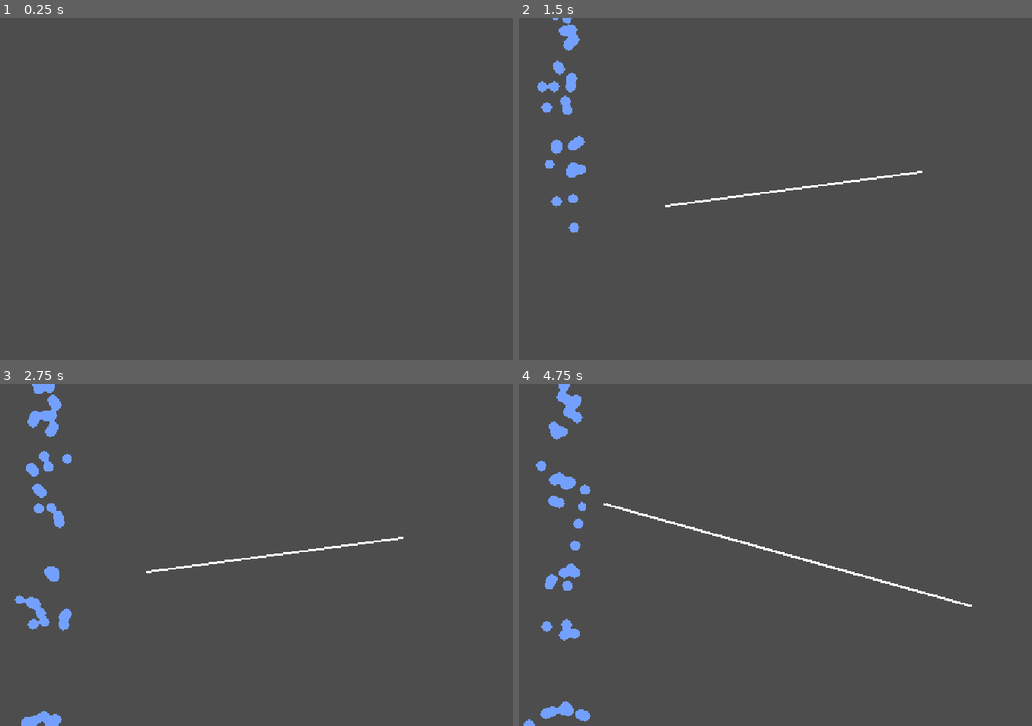
Above: before the commit, frames 1-4 (two rows, left to right).
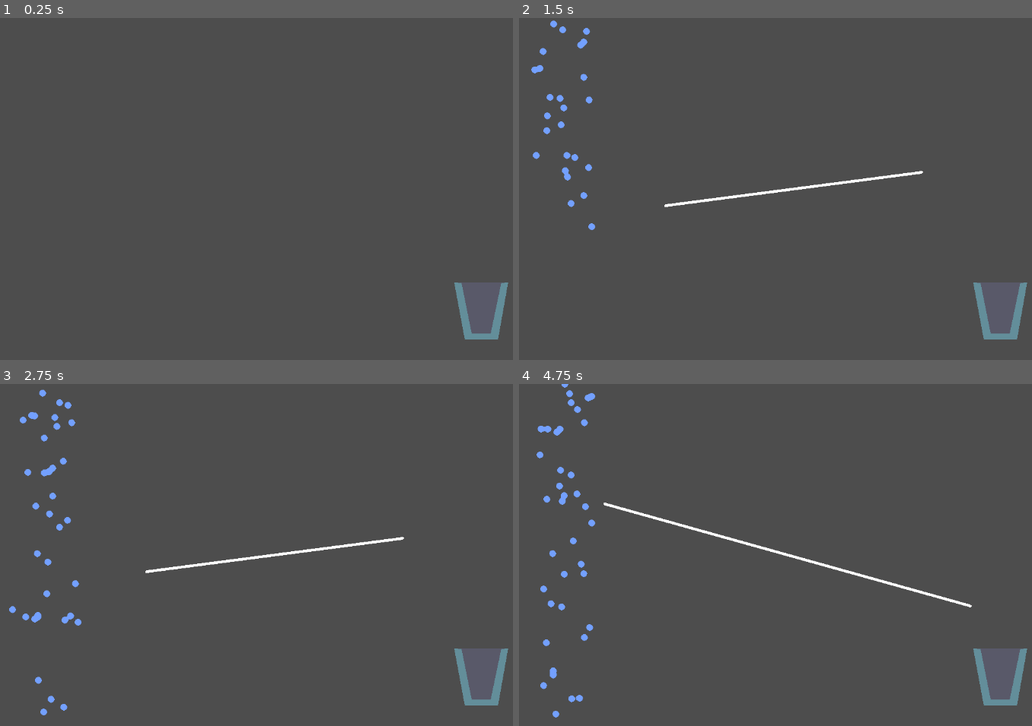
Above: after the commit, the same moments.

Repository: Alkamyst/Flow
Game: Godot game, scene res://game.tscn
Same seed, same stepped clock (60 frames per second), same inputs: the game is played once before the commit and once after it.
Inputs (mouse positions are in pixels of both pictures, inside the frame that each line leads up to):
- Up to frame 1 (0.25 s): no input
- Up to frame 2 (1.5 s): tap Enter at 0.5 s; move the mouse to (919, 171) at 0.52 s; press the mouse at (919, 171) at 0.53 s; move the mouse to (667, 206) at 1.27 s; release the mouse at (667, 206) at 1.28 s; click (667, 206) at 1.35 s
- Up to frame 3 (2.75 s): move the mouse to (328, 479) at 2.02 s; press the mouse at (328, 479) at 2.03 s
- Up to frame 4 (4.75 s): move the mouse to (754, 623) at 2.77 s; release the mouse at (754, 623) at 2.78 s; click (754, 623) at 2.85 s; move the mouse to (970, 606) at 3.52 s; press the mouse at (970, 606) at 3.53 s; move the mouse to (606, 503) at 4.27 s; release the mouse at (606, 503) at 4.28 s; click (606, 503) at 4.35 s

The runs differ from the first frame. In frame 1, 1.4% of the frame differs, in the area x 88-100%, y 77-94%; in frame 2, 3.1%; in frame 3, 3.6%; in frame 4, 3.8%, in the area x 0-100%, y 0-100%.

Commit message:
Water Glass

Diff:
--- /dev/null
+++ b/Objects/Glass/area_2d.gd
@@ -0,0 +1,21 @@
+extends Area2D
+
+var overlapNum: int = 0
+
+# Called when the node enters the scene tree for the first time.
+func _ready():
+	pass # Replace with function body.
+
+
+# Called every frame. 'delta' is the elapsed time since the previous frame.
+func _process(delta):
+	if overlapNum >= 250:
+		print("done")
+
+
+func _on_body_shape_entered(body_rid, body, body_shape_index, local_shape_index):
+	overlapNum += 1
+
+
+func _on_body_shape_exited(body_rid, body, body_shape_index, local_shape_index):
+	overlapNum -= 1
--- /dev/null
+++ b/Objects/Glass/glass.tscn
@@ -0,0 +1,36 @@
+[gd_scene load_steps=3 format=3 uid="uid://biy5qhi571oct"]
+
+[ext_resource type="Script" uid="uid://barfl1vvjaem2" path="res://Objects/Glass/area_2d.gd" id="1_mstf8"]
+
+[sub_resource type="RectangleShape2D" id="RectangleShape2D_sc5ce"]
+size = Vector2(80, 98)
+
+[node name="Glass" type="StaticBody2D"]
+
+[node name="CollisionPolygon2D" type="CollisionPolygon2D" parent="."]
+position = Vector2(-2.4000015, 10.399994)
+scale = Vector2(3.9199982, 2.7600029)
+build_mode = 1
+polygon = PackedVector2Array(10.204086, -40.21735, 5.102043, -5.7970953, -4.0816345, -5.7970953, -8.9285755, -40.579666, -12.500006, -40.579666, -4.591839, -5.0724583, 5.6122475, -5.0724583, 13.520414, -40.579666)
+
+[node name="Inside" type="Polygon2D" parent="."]
+position = Vector2(7.5999985, -0.1000061)
+scale = Vector2(3.9199982, 2.7600029)
+color = Color(0.43137255, 0.43137255, 0.60784316, 0.36862746)
+polygon = PackedVector2Array(9, -37, 2, -37, -7, -37, -13, -37, -15, -37, -10, 2, -2, 2, 6, 2, 11, -37)
+
+[node name="Polygon2D" type="Polygon2D" parent="."]
+position = Vector2(7.5999985, -0.1000061)
+scale = Vector2(3.9199982, 2.7600029)
+color = Color(0.4745098, 1, 1, 0.32156864)
+polygon = PackedVector2Array(7.6530647, -36.775322, 2.5510216, -1.9927514, -6.632656, -1.9927514, -11.479597, -36.775322, -15, -37, -10, 2, -2, 2, 6, 2, 11, -37)
+
+[node name="Area2D" type="Area2D" parent="."]
+script = ExtResource("1_mstf8")
+
+[node name="CollisionShape2D" type="CollisionShape2D" parent="Area2D"]
+position = Vector2(0, -53)
+shape = SubResource("RectangleShape2D_sc5ce")
+
+[connection signal="body_shape_entered" from="Area2D" to="Area2D" method="_on_body_shape_entered"]
+[connection signal="body_shape_exited" from="Area2D" to="Area2D" method="_on_body_shape_exited"]
--- a/Objects/Line/line.tscn
+++ b/Objects/Line/line.tscn
@@ -6,6 +6,7 @@
 resource_local_to_scene = true
 
 [node name="Line" type="StaticBody2D"]
+z_index = 1
 script = ExtResource("1_xf1pa")
 points = [Vector2(0, 0), Vector2(100, 100)]
 
--- a/WaterPhysics.gd
+++ b/WaterPhysics.gd
@@ -12,14 +12,14 @@
 	var vs = RenderingServer
 	# set position
 	var trans = global_transform
-	trans.origin += Vector2(randf_range(-20,10),randf_range(-20,10))
+	trans.origin += Vector2(randf_range(-50,50),randf_range(-20,10))
 	#physics body
 	var water_col = ps.body_create()
 	ps.body_set_mode(water_col,PhysicsServer2D.BODY_MODE_RIGID)
 	ps.body_set_space(water_col,get_world_2d().space)
 	#create circle shape for collision
 	var shape = ps.circle_shape_create()
-	ps.shape_set_data(shape,4)
+	ps.shape_set_data(shape,2)
 	#add shape to rigid body
 	ps.body_add_shape(water_col,shape,Transform2D.IDENTITY)
 	#set collision layer and mask
@@ -40,7 +40,7 @@
 	#create a rectangle that will contain the texture
 	var rect = Rect2()
 	rect.position = Vector2(-8,-8)
-	rect.size = particle_texture.get_size()/2
+	rect.size = particle_texture.get_size()/3
 	#add the texture to the canvas item
 	vs.canvas_item_add_texture_rect(water_particle,rect,particle_texture)
 	#set the texture color to pink
@@ -69,4 +69,3 @@
 			#remove reference
 			water_particles.erase(col)
 			Globals.total_water_particles -=1
-			print(Globals.total_water_particles)
--- a/Water_Color.tscn
+++ b/Water_Color.tscn
@@ -4,7 +4,7 @@
 
 [sub_resource type="ShaderMaterial" id="ShaderMaterial_2xuul"]
 shader = ExtResource("1")
-shader_parameter/water_speed = 0.1
+shader_parameter/water_speed = 0.0999999977648
 shader_parameter/color_detect_threshold = 0.5
 shader_parameter/water_dev_color = Color(1, 0, 1, 1)
 shader_parameter/water_color = Color(0.45242864, 0.6254468, 0.9999978, 1)
--- a/game.tscn
+++ b/game.tscn
@@ -1,9 +1,10 @@
-[gd_scene load_steps=6 format=3 uid="uid://deyvan0uky6r3"]
+[gd_scene load_steps=7 format=3 uid="uid://deyvan0uky6r3"]
 
 [ext_resource type="PackedScene" uid="uid://b0jw83q1iis5l" path="res://water_physics.tscn" id="1_80nbo"]
 [ext_resource type="Texture2D" uid="uid://dqeu0yvreyw8h" path="res://Sprites/water_particle.png" id="2_e2o6t"]
 [ext_resource type="PackedScene" uid="uid://bhjmj57sab2r4" path="res://Water_Color.tscn" id="3_feb5d"]
 [ext_resource type="Script" uid="uid://b205hitcvum0g" path="res://line_adder.gd" id="4_fc0e3"]
+[ext_resource type="PackedScene" uid="uid://biy5qhi571oct" path="res://Objects/Glass/glass.tscn" id="5_7jktm"]
 
 [sub_resource type="ShaderMaterial" id="ShaderMaterial_fc0e3"]
 
@@ -23,3 +24,6 @@
 
 [node name="LineAdder" type="Node2D" parent="."]
 script = ExtResource("4_fc0e3")
+
+[node name="Glass" parent="." instance=ExtResource("5_7jktm")]
+position = Vector2(978, 603)
--- a/project.godot
+++ b/project.godot
@@ -23,7 +23,7 @@
 
 [display]
 
-window/stretch/mode="canvas_items"
+window/stretch/mode="viewport"
 
 [global_group]
 
Not shown, added: Objects/Glass/area_2d.gd.uid
